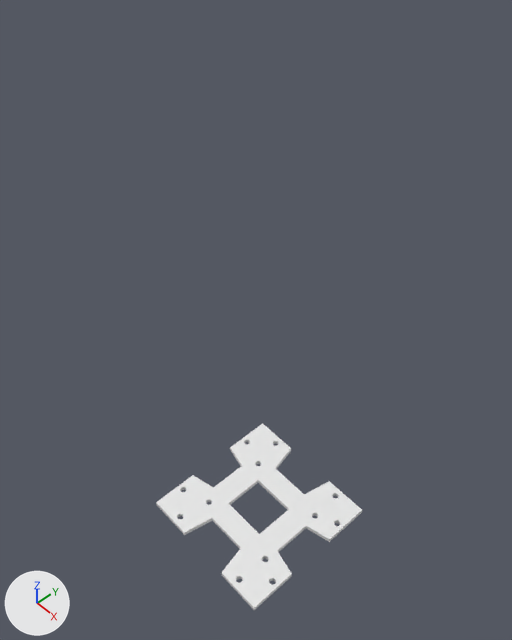
Renders of the Blender file sona.blend from each side of a commit.
Rendered twice from a camera (50 mm lens) standing at (16.4, -15.3, 18.8) and looking at (-0.9, 0.6, -4.1). Every picture has the same lights, and +X, +Y and +Z are marked at lower left.

In view in the first picture: 'Body plate bottom'.
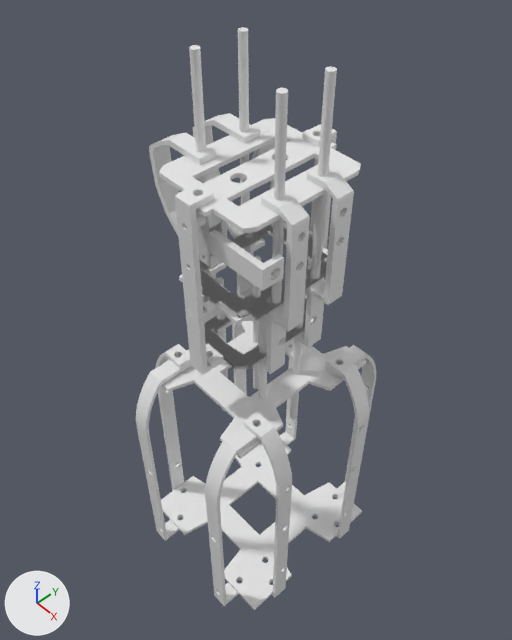
Pixel boxes [x1, y1, x2, y2] of what changed, in the pictures (512 x 640 px):
```json
{"object": "Head plate top OLD", "change": "shown", "after": [159, 118, 361, 233]}
{"object": "Body stud front", "change": "shown", "after": [155, 322, 369, 598]}
{"object": "Body stud lateral", "change": "shown", "after": [136, 303, 376, 606]}
{"object": "Head stud front top", "change": "shown", "after": [261, 167, 354, 332]}
{"object": "Head screw hole top", "change": "shown", "after": [189, 27, 337, 304]}
{"object": "Body plate top", "change": "shown", "after": [161, 321, 367, 459]}
{"object": "Head stud lateral top", "change": "shown", "after": [175, 124, 337, 321]}
{"object": "Head stud back top", "change": "shown", "after": [149, 113, 265, 276]}
{"object": "Head plate middle", "change": "shown", "after": [179, 222, 328, 325]}
{"object": "Head RGB lead support", "change": "shown", "after": [197, 213, 284, 291]}
{"object": "Head stud front bottom", "change": "shown", "after": [257, 289, 324, 374]}
{"object": "Head plate bottom", "change": "shown", "after": [204, 282, 307, 369]}
{"object": "Head screw hole bottom", "change": "shown", "after": [215, 256, 305, 444]}
{"object": "Head stud lateral bottom", "change": "shown", "after": [186, 243, 327, 375]}
{"object": "Head stud back bottom", "change": "shown", "after": [205, 248, 254, 332]}
{"object": "Head servo support", "change": "shown", "after": [252, 128, 275, 228]}
{"object": "Head rgb support bracket", "change": "shown", "after": [215, 219, 227, 238]}
{"object": "Head rgb support separator", "change": "shown", "after": [196, 211, 206, 228]}
```

Scene script edits in JSON lines:
```json
{"op": "remove", "block": "ob_head_plate_bottom", "code": "ob_head_plate_bottom.hide_set(True)  # its collection is switched off"}
{"op": "remove", "block": "ob_head_plate_middle", "code": "ob_head_plate_middle.hide_set(True)  # its collection is switched off"}
{"op": "remove", "block": "ob_head_screw_hole_bottom", "code": "ob_head_screw_hole_bottom.hide_set(True)  # its collection is switched off"}
{"op": "remove", "block": "ob_head_screw_hole_top", "code": "ob_head_screw_hole_top.hide_set(True)  # its collection is switched off"}
{"op": "remove", "block": "ob_head_servo_support", "code": "ob_head_servo_support.hide_set(True)  # its collection is switched off"}
{"op": "remove", "block": "ob_head_stud_back_bottom", "code": "ob_head_stud_back_bottom.hide_set(True)  # its collection is switched off"}
{"op": "remove", "block": "ob_head_stud_back_top", "code": "ob_head_stud_back_top.hide_set(True)  # its collection is switched off"}
{"op": "remove", "block": "ob_head_stud_front_bottom", "code": "ob_head_stud_front_bottom.hide_set(True)  # its collection is switched off"}
{"op": "remove", "block": "ob_head_stud_front_top", "code": "ob_head_stud_front_top.hide_set(True)  # its collection is switched off"}
{"op": "remove", "block": "ob_head_stud_lateral_bottom", "code": "ob_head_stud_lateral_bottom.hide_set(True)  # its collection is switched off"}
{"op": "remove", "block": "ob_head_stud_lateral_top", "code": "ob_head_stud_lateral_top.hide_set(True)  # its collection is switched off"}
{"op": "remove", "block": "ob_head_plate_top_old_1", "code": "ob_head_plate_top_old_1.hide_set(True)  # its collection is switched off"}
{"op": "remove", "block": "ob_head_rgb_lead_support", "code": "ob_head_rgb_lead_support.hide_set(True)  # its collection is switched off"}
{"op": "remove", "block": "ob_head_rgb_support_bracket", "code": "ob_head_rgb_support_bracket.hide_set(True)  # its collection is switched off"}
{"op": "remove", "block": "ob_head_rgb_support_separator", "code": "ob_head_rgb_support_separator.hide_set(True)  # its collection is switched off"}
{"op": "remove", "block": "ob_body_stud_lateral", "code": "ob_body_stud_lateral.hide_set(True)"}
{"op": "remove", "block": "ob_body_stud_front", "code": "ob_body_stud_front.hide_set(True)"}
{"op": "remove", "block": "ob_body_plate_top", "code": "ob_body_plate_top.hide_set(True)"}
```
